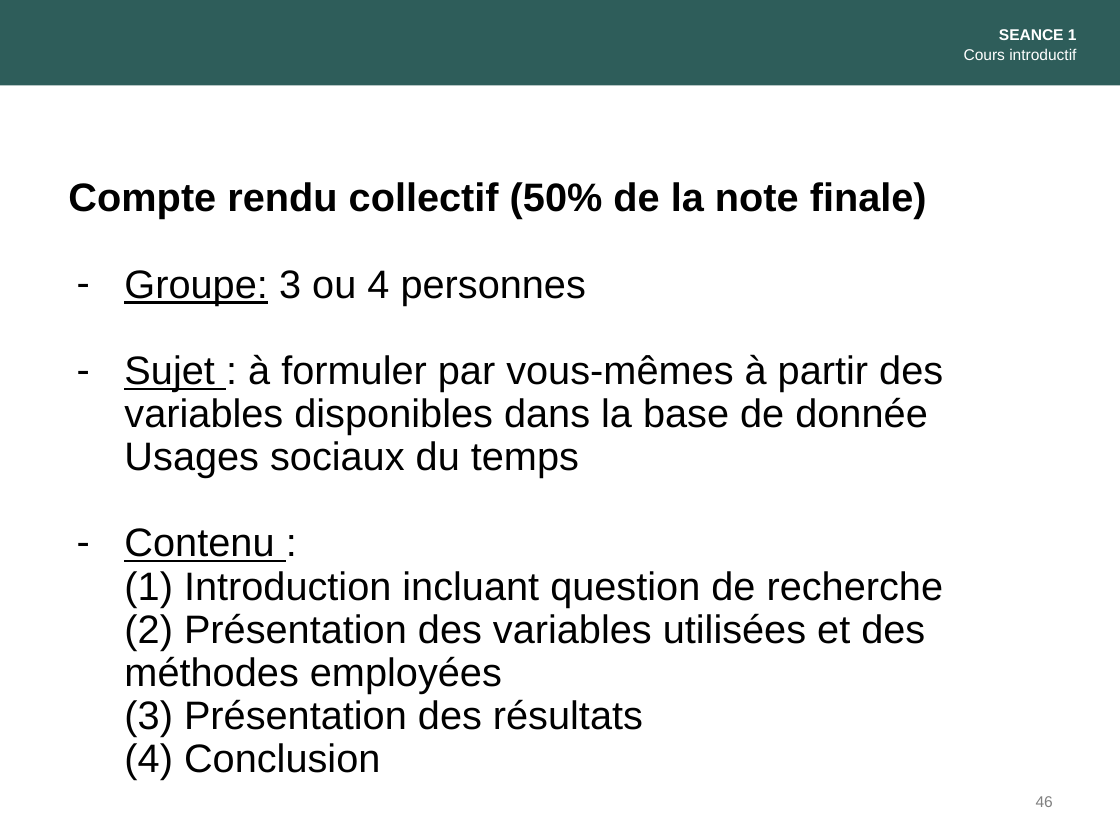
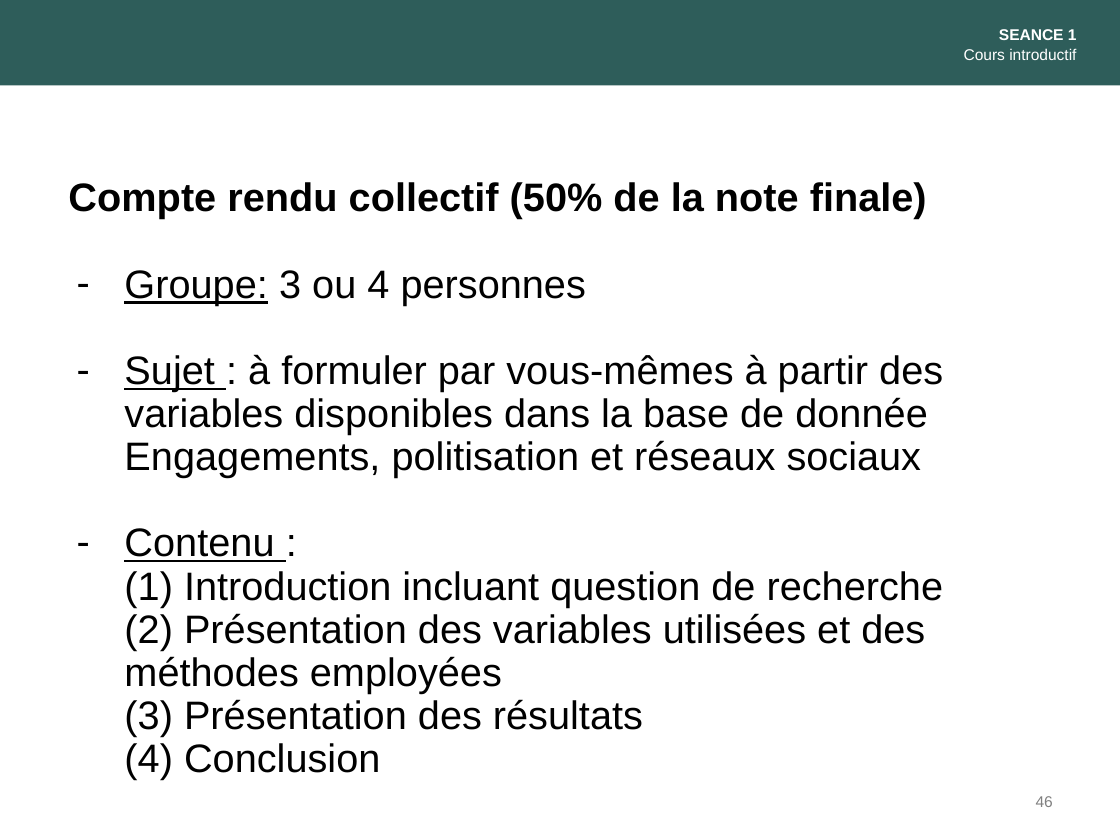
Before and after one commit to alextranslatus/MQSS, a slide deck: slide 46 of slides/1. Intro Partie I.pptx. Drawn at 1120x840 pixels with LibreOffice and Linux fonts; fonts in the diff are those of the drawing. Boxes give left, top, right and bottom in pixels: in the first picture for what was removed or moved away, otherwise in the second. Text is boxed around its words. In the diff, an @@ line names an element or a change of style, - is before the commit and + after.

```diff
--- a/slides/1. Intro Partie I.pptx
+++ b/slides/1. Intro Partie I.pptx
@@ text at <box>124,354,943,477</box>: text changed @@
-– Sujet : à formuler par vous-mêmes à partir des variables disponibles dans la base de donnée Usages sociaux du temps
+– Sujet : à formuler par vous-mêmes à partir des variables disponibles dans la base de donnée Engagements, politisation et réseaux sociaux
```
Also in this commit, not shown: 3 other slides changed.
